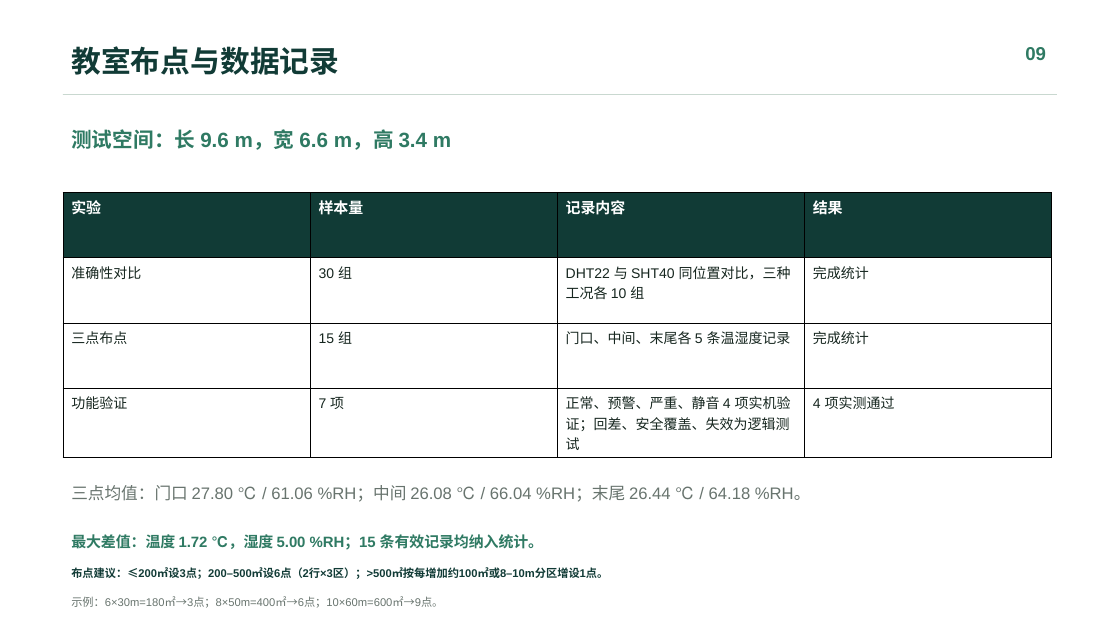
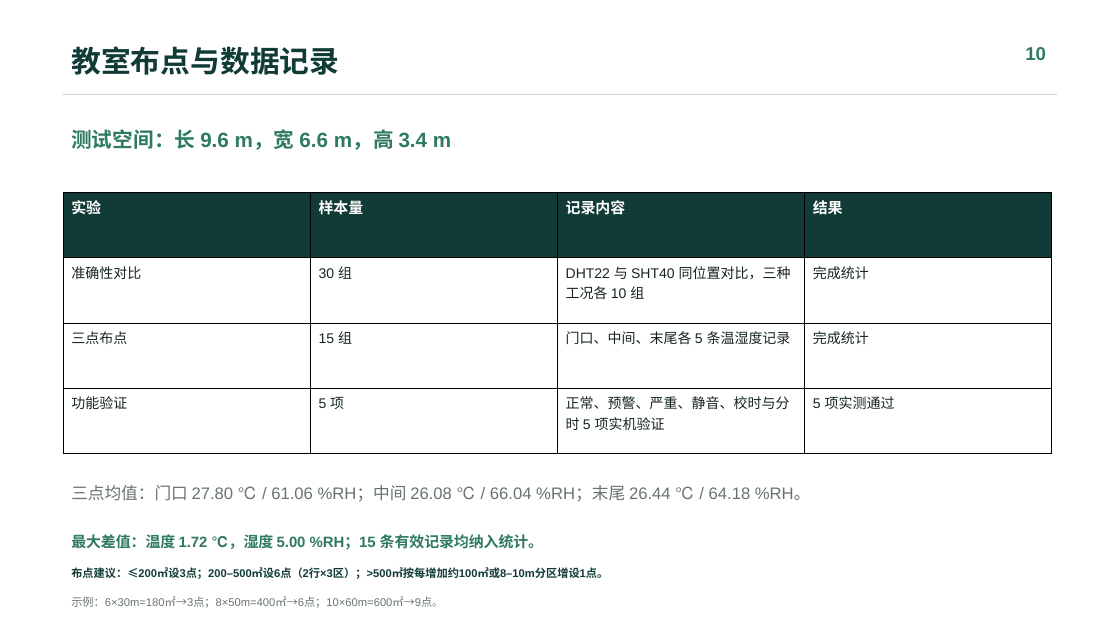
Before and after one commit to Ygreece/UNO_DHT22_OLED, a slide deck: slide 10 of docs/submission/室内大棚温湿度监测与风扇控制系统_答辩汇报_脱敏版.pptx (slide 9 before the commit). Drawn at 1120x630 pixels with LibreOffice and Linux fonts; fonts in the diff are those of the drawing. Boxes give left, top, right and bottom in pixels: in the first picture for what was removed or moved away, otherwise in the second. Text is boxed around its words. In the diff, an @@ line names an element or a change of style, - is before the commit and + after.

```diff
--- a/docs/submission/室内大棚温湿度监测与风扇控制系统_答辩汇报_脱敏版.pptx
+++ b/docs/submission/室内大棚温湿度监测与风扇控制系统_答辩汇报_脱敏版.pptx
@@ text at (1025, 47, 1046, 60): text changed @@
-09
+10
@@ table at (63, 192, 1051, 434) @@
-row 4: 功能验证 | 7 项 | 正常、预警、严重、静音 4 项实机验证；回差、安全覆盖、失效为逻辑测试 | 4 项实测通过
+row 4: 功能验证 | 5 项 | 正常、预警、严重、静音、校时与分时 5 项实机验证 | 5 项实测通过
```
Also in this commit, not shown: 14 other slides changed, 1 slide added, 1 other file.
